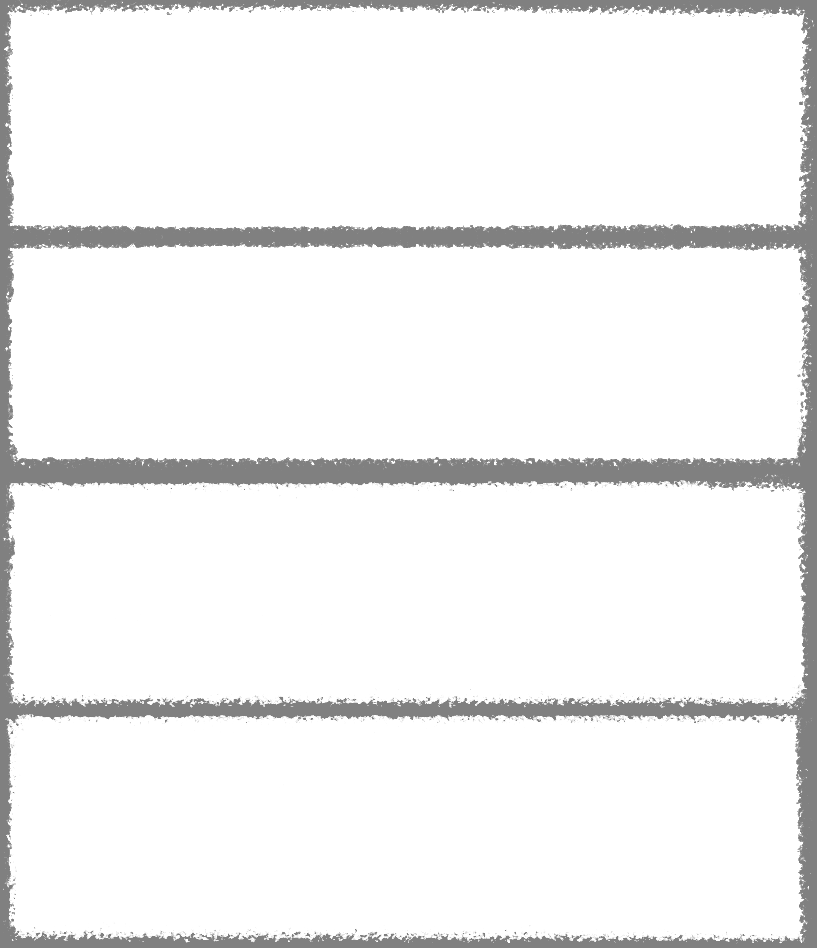
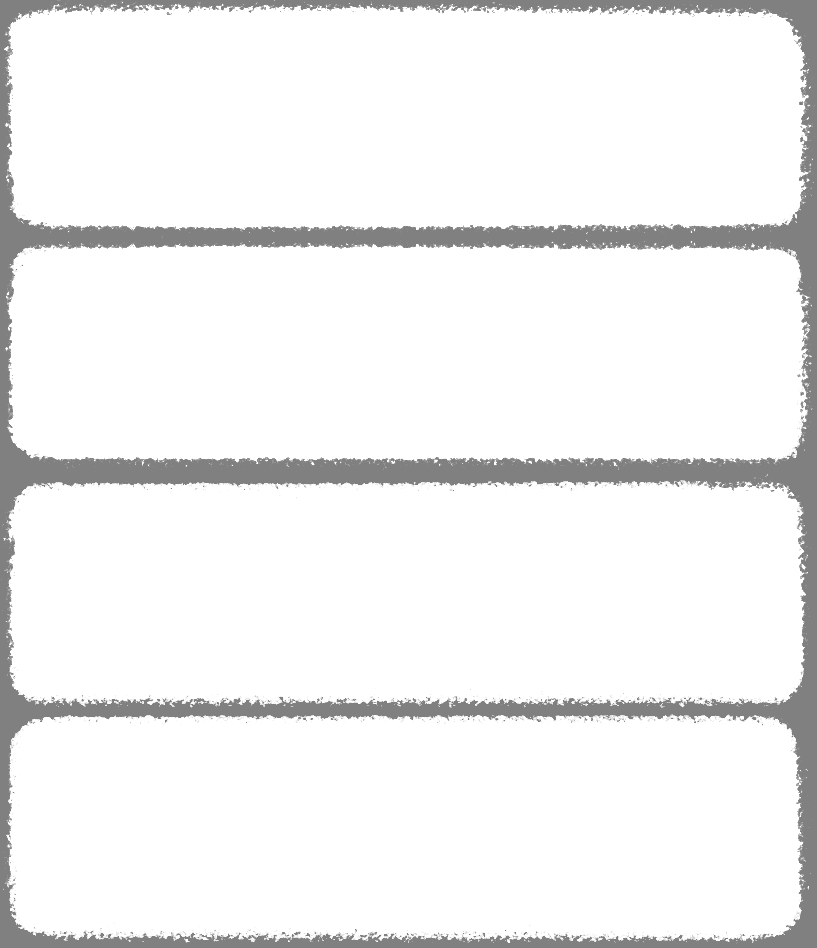
Revision of a layered 817x948 image; what changed, layer by layer:
added group "Group 1" with 4 layers above "Color Fill 1 copy" over <box>3,0,816,944</box>
moved "Frame 4" into group "Group 1" over <box>3,0,816,236</box>
moved "Frame 4 copy" into group "Group 1" over <box>4,238,816,469</box>
moved "Frame 4 copy 2" into group "Group 1" over <box>3,474,814,710</box>
moved "Frame 4 copy 3" into group "Group 1" over <box>3,714,812,944</box>
